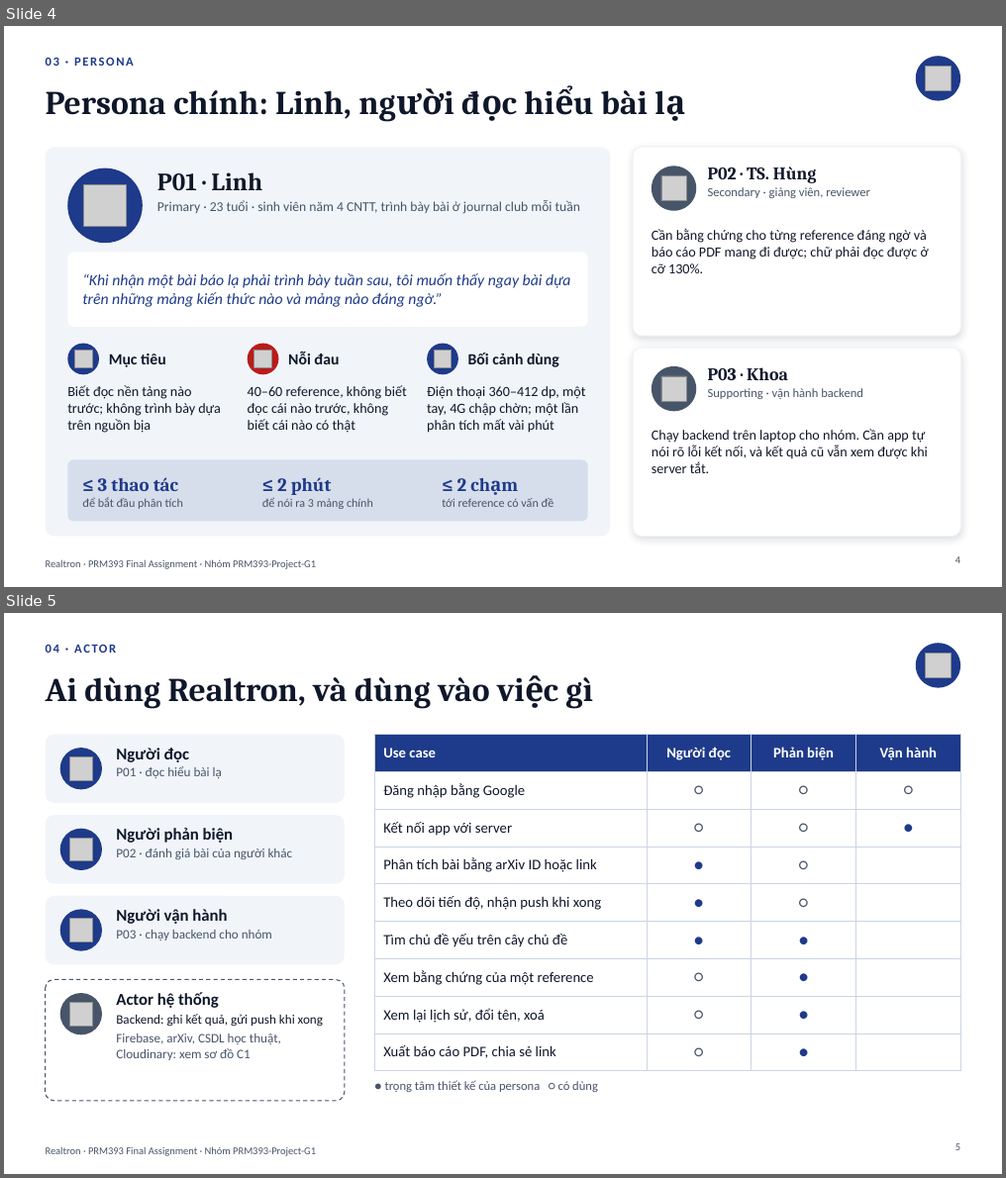
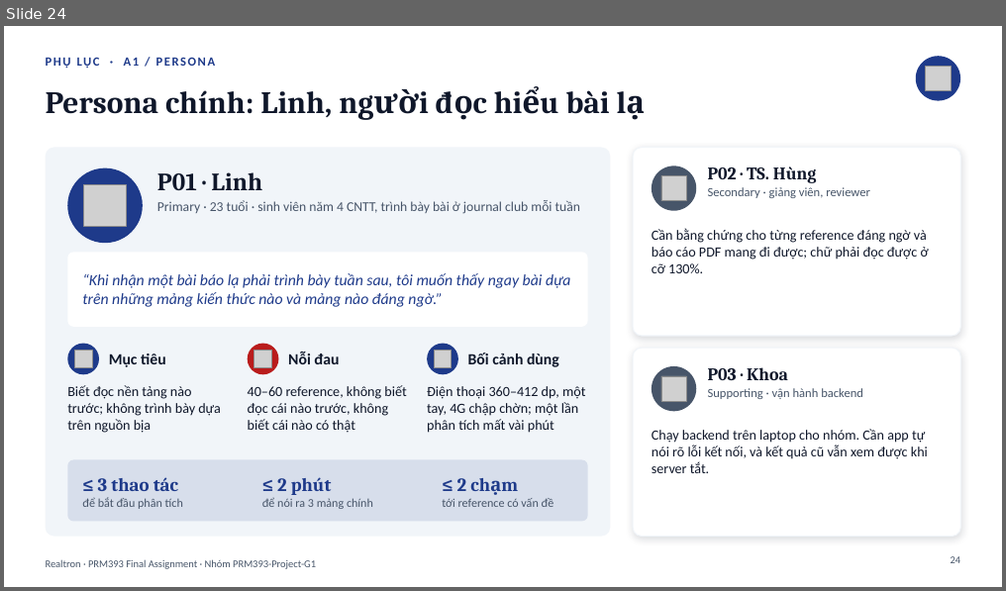
Before and after one commit to PRM393-Project-G1/Lab3, a slide deck: slides/Final_G1_slides.pptx. Shown one above the other, each under a label of ours: slides 4 and 5 before the commit, slide 24 after it. The pictures are 1006x1178 and 1006x591 pixels, drawn with LibreOffice and Linux fonts; fonts in the diff are those of the drawing; grey boxes stand for pictures. Boxes give left, top, right and bottom in pixels: in the first picture for what was removed or moved away, otherwise in the second. Text is boxed around its words. In the diff, an @@ line names an element or a change of style, - is before the commit and + after.

```diff
--- a/slides/Final_G1_slides.pptx
+++ b/slides/Final_G1_slides.pptx
@@ slide 5 removed at [4, 613, 1002, 1174], background #FFFFFF; not listed: 1 template element that a slide beside it also shows @@
@@ text removed at [46, 637, 832, 660] @@
-04 · ACTOR
@@ ellipse removed at [916, 643, 960, 688] @@
@@ picture removed at [926, 653, 951, 678] @@
@@ title removed at [46, 677, 592, 709] @@
-Ai dùng Realtron, và dùng vào việc gì
@@ rounded rectangle removed at [46, 735, 345, 803] @@
@@ ellipse removed at [60, 748, 102, 789] @@
@@ picture removed at [69, 757, 92, 780] @@
@@ text removed at [116, 748, 222, 778] @@
-Người đọc
-P01 · đọc hiểu bài lạ
@@ table removed at [374, 735, 960, 1062], 9 rows, 4 columns @@
-Use case | Người đọc | Phản biện | Vận hành
-Đăng nhập bằng Google | ○ | ○ | ○
-Kết nối app với server | ○ | ○ | ●
-Phân tích bài bằng arXiv ID hoặc link | ● | ○ | 
-Theo dõi tiến độ, nhận push khi xong | ● | ○ | 
-Tìm chủ đề yếu trên cây chủ đề | ● | ● | 
-Xem bằng chứng của một reference | ○ | ● | 
-Xem lại lịch sử, đổi tên, xoá | ○ | ● | 
-Xuất báo cáo PDF, chia sẻ link | ○ | ● | 
@@ rounded rectangle removed at [46, 815, 345, 884] @@
@@ ellipse removed at [60, 829, 102, 870] @@
@@ picture removed at [69, 838, 92, 861] @@
@@ text removed at [116, 828, 293, 860] @@
-Người phản biện
-P02 · đánh giá bài của người khác
@@ rounded rectangle removed at [46, 896, 345, 964] @@
@@ ellipse removed at [60, 909, 102, 952] @@
@@ text removed at [116, 909, 272, 941] @@
-Người vận hành
-P03 · chạy backend cho nhóm
@@ picture removed at [69, 919, 92, 942] @@
@@ rounded rectangle removed at [46, 980, 345, 1101] @@
@@ ellipse removed at [60, 993, 102, 1035] @@
@@ text removed at [116, 992, 323, 1060] @@
-Actor hệ thống
-Backend: ghi kết quả, gửi push khi xong
-Firebase, arXiv, CSDL học thuật, Cloudinary: xem sơ đồ C1
@@ picture removed at [69, 1002, 92, 1026] @@
@@ text removed at [385, 1080, 598, 1092] @@
-● trọng tâm thiết kế của persona ○ có dùng
@@ page number removed at [955, 1144, 960, 1151] @@
-5
@@ what was slide 4 is now slide 24 @@
@@ slide 24 changed as well @@
@@ title "Persona chính: Linh, người đọc ..." at [46, 90, 610, 117]: size 32 to 30 pt @@
@@ text at [46, 57, 216, 68]: text changed @@
-03 · PERSONA
+PHỤ LỤC · A1 / PERSONA
@@ page number at [950, 557, 961, 564]: text changed @@
-4
+24
```
Also in this commit, not shown: 3 other slides changed, 22 slides added, 13 other slides removed, 7 other files.
